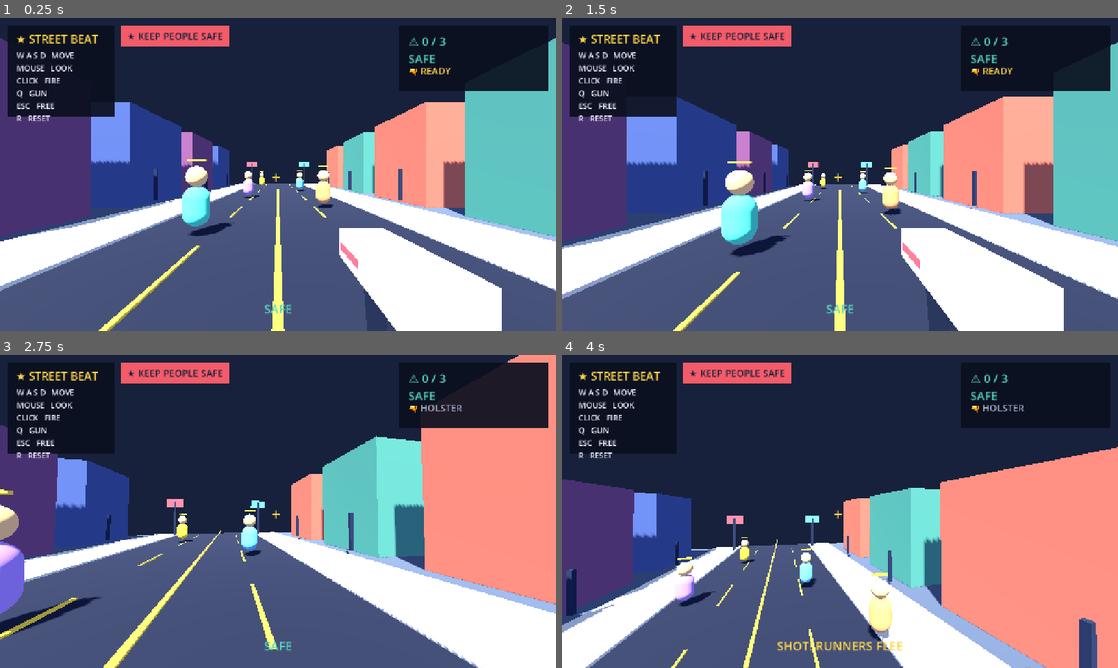
Above: before the commit, frames 1-4 (two rows, left to right).
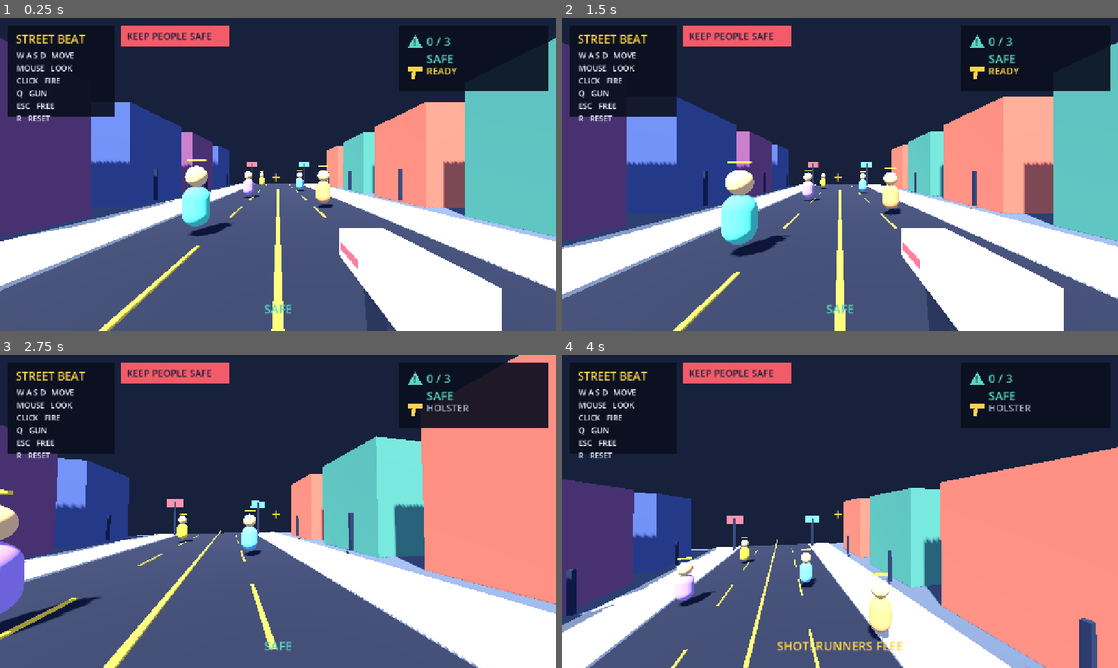
Above: after the commit, the same moments.

Repository: calvin-rutherford/police-simulator
Game: Godot game, scene res://main.tscn
The game is run twice, just before and just after one commit, with the same random seed, the same clock (stepped at 60 frames per second) and the same inputs.
Inputs (mouse positions are in pixels of both pictures, inside the frame that each line leads up to):
- Up to frame 1 (0.25 s): no input
- Up to frame 2 (1.5 s): tap Enter at 0.5 s; move the mouse to (962, 158) at 0.52 s; hold D (move_right) 0.53-1.28 s; tap Q at 0.6 s; click (962, 158) at 0.67 s; tap Space (jump) at 0.77 s; move the mouse to (812, 174) at 1.27 s; hold W (move_forward) from 1.28 s (still down); tap R at 1.35 s
- Up to frame 3 (2.75 s): keep holding W (move_forward); tap Space (jump) at 1.52 s; move the mouse to (289, 505) at 2.02 s; tap Q at 2.1 s
- Up to frame 4 (4 s): keep holding W (move_forward); move the mouse to (834, 517) at 2.77 s; tap R at 2.85 s; click (834, 517) at 2.92 s; tap Space (jump) at 3.02, 3.77 s; move the mouse to (878, 514) at 3.52 s; tap Q at 3.6 s

The runs differ from the first frame. In frame 1, 1.0% of the frame differs, in the area x 2-83%, y 4-20%; in frame 2, 1.0%; in frame 3, 1.0%; in frame 4, 1.0%, in the area x 2-85%, y 4-20%.

Commit message:
no-mistakes(test): Replace unsupported HUD glyphs with vector icons

Diff:
--- a/main.gd
+++ b/main.gd
@@ -18,6 +18,7 @@
 var objective_label: Label
 var warning_label: Label
 var gun_label: Label
+var warning_icon: Polygon2D
 var flash_panel: ColorRect
 var audio_player: AudioStreamPlayer
 var alert_audio: AudioStreamWAV
@@ -136,7 +137,7 @@
 	top.position = Vector2(18, 18)
 	top.size = Vector2(245, 208)
 	layer.add_child(top)
-	var title := _label("★ STREET BEAT", Vector2(18, 12), 26, Color("#ffd447"))
+	var title := _label("STREET BEAT", Vector2(18, 12), 26, Color("#ffd447"))
 	top.add_child(title)
 	var controls := _label("W A S D   MOVE\nMOUSE   LOOK\nCLICK   FIRE\nQ   GUN\nESC   FREE\nR   RESET", Vector2(20, 55), 18, Color("#f5f7ff"))
 	top.add_child(controls)
@@ -145,16 +146,19 @@
 	badge.position = Vector2(278, 18)
 	badge.size = Vector2(250, 48)
 	layer.add_child(badge)
-	objective_label = _label("★ KEEP PEOPLE SAFE", Vector2(14, 8), 22, Color("#17213b"))
+	objective_label = _label("KEEP PEOPLE SAFE", Vector2(14, 8), 22, Color("#17213b"))
 	badge.add_child(objective_label)
 	var warning_panel := ColorRect.new()
 	warning_panel.color = Color(0.04, 0.06, 0.12, 0.92)
 	warning_panel.position = Vector2(920, 18)
 	warning_panel.size = Vector2(342, 150)
 	layer.add_child(warning_panel)
-	warning_label = _label("⚠ 0 / 3\nSAFE", Vector2(20, 17), 27, Color("#5bd6c0"))
+	warning_icon = _warning_icon(Vector2(20, 20), Color("#5bd6c0"))
+	warning_panel.add_child(warning_icon)
+	warning_label = _label("0 / 3\nSAFE", Vector2(62, 17), 27, Color("#5bd6c0"))
 	warning_panel.add_child(warning_label)
-	gun_label = _label("🔫 READY", Vector2(20, 88), 22, Color("#ffd447"))
+	warning_panel.add_child(_gun_icon(Vector2(20, 94), Color("#ffd447")))
+	gun_label = _label("READY", Vector2(62, 88), 22, Color("#ffd447"))
 	warning_panel.add_child(gun_label)
 	var crosshair := _label("+", Vector2(625, 340), 38, Color("#ffd447"))
 	crosshair.mouse_filter = Control.MOUSE_FILTER_IGNORE
@@ -178,6 +182,27 @@
 	label.add_theme_font_size_override("font_size", font_size)
 	label.add_theme_color_override("font_color", color)
 	return label
+
+func _warning_icon(position: Vector2, color: Color) -> Polygon2D:
+	var icon := Polygon2D.new()
+	icon.position = position
+	icon.polygon = PackedVector2Array([Vector2(16, 0), Vector2(32, 30), Vector2(0, 30)])
+	icon.color = color
+	var mark := _label("!", Vector2(12, 2), 22, Color("#17213b"))
+	icon.add_child(mark)
+	return icon
+
+func _gun_icon(position: Vector2, color: Color) -> Node2D:
+	var icon := Node2D.new()
+	icon.position = position
+	var body := Polygon2D.new()
+	body.polygon = PackedVector2Array([
+		Vector2(0, 0), Vector2(34, 0), Vector2(34, 10), Vector2(18, 10),
+		Vector2(15, 28), Vector2(6, 28), Vector2(9, 10), Vector2(0, 10)
+	])
+	body.color = color
+	icon.add_child(body)
+	return icon
 
 func _build_audio() -> void:
 	audio_player = AudioStreamPlayer.new()
@@ -249,7 +274,7 @@
 
 func _activate_police() -> void:
 	police_pursuit_active = true
-	status_text = "🚓 CHASE! PRESS R"
+	status_text = "CHASE! PRESS R"
 	status_color = Color("#f45b69")
 	for officer in police:
 		officer.activate()
@@ -260,25 +285,27 @@
 	if caught:
 		return
 	caught = true
-	status_text = "🚓 CAUGHT! PRESS R"
+	status_text = "CAUGHT! PRESS R"
 	status_color = Color("#f45b69")
 	_update_hud()
 
 func _on_weapon_changed(drawn: bool) -> void:
-	gun_label.text = "🔫 READY" if drawn else "🔫 HOLSTER"
+	gun_label.text = "READY" if drawn else "HOLSTER"
 	gun_label.add_theme_color_override("font_color", Color("#ffd447") if drawn else Color("#a7b1c8"))
 
 func _process(_delta: float) -> void:
 	if police_pursuit_active and not caught:
-		status_text = "🚓 CHASE! PRESS R"
+		status_text = "CHASE! PRESS R"
 		status_color = Color("#f45b69")
 	_update_hud()
 
 func _update_hud() -> void:
 	if not warning_label or not status_label:
 		return
-	warning_label.text = "⚠ %d / %d\n%s" % [civilian_kills, CIVILIAN_KILL_THRESHOLD, "🚓 CHASE" if police_pursuit_active else "SAFE"]
-	warning_label.add_theme_color_override("font_color", Color("#f45b69") if police_pursuit_active else Color("#5bd6c0"))
+	var warning_color := Color("#f45b69") if police_pursuit_active else Color("#5bd6c0")
+	warning_label.text = "%d / %d\n%s" % [civilian_kills, CIVILIAN_KILL_THRESHOLD, "CHASE" if police_pursuit_active else "SAFE"]
+	warning_label.add_theme_color_override("font_color", warning_color)
+	warning_icon.color = warning_color
 	status_label.text = status_text
 	status_label.add_theme_color_override("font_color", status_color)
 
